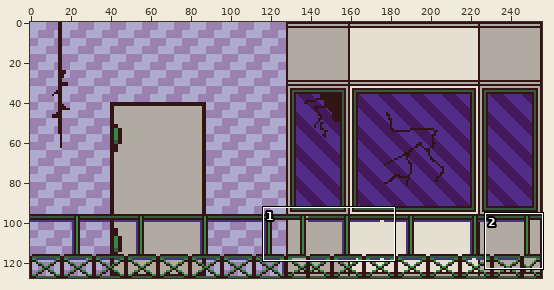
Sprite sheet -- Super Shotgun Man 3D/Assets/Textures/GEO/BuildingDilapidated.png. Above, an overview of the earlier version with the close-up marked.
Close-up. First the earlier version:
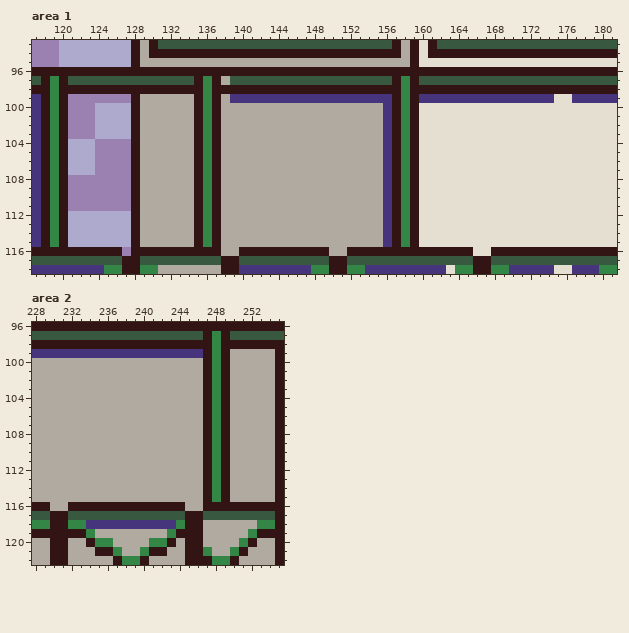
The file is 256x128 pixels. Shown: area 1: x 117..181, y 93..118; area 2: x 228..255, y 96..122.
After the commit:
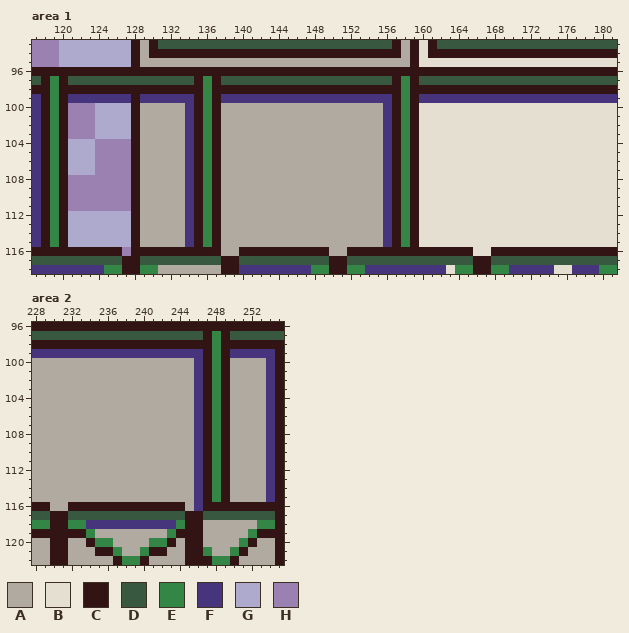
Palette (. is transparent): A #b1aaa1  B #e5dfd2  C #331414  D #395840  E #338646  F #46357c  G #adaacd  H #9b80b2
Change:
Area 1:
y 97: x 138 A -> D
y 99: x 121..127 HHHHHHH -> FFFFFFF; x 129..134 AAAAAA -> FFFFFF; x 138 A -> F; x 175..176 BB -> FF
y 100..115: x 134 A -> F
Area 2:
y 99: x 250..254 AAAAA -> FFFFF
y 100..115: x 246 A -> F; x 254 A -> F
y 116: x 246 A -> F
Where, in picture pixels (left, top, right, bottom), the same in both close-ups:
changed: (221, 76, 230, 103)
changed: (68, 94, 194, 247)
changed: (554, 94, 572, 103)
changed: (194, 349, 275, 511)
